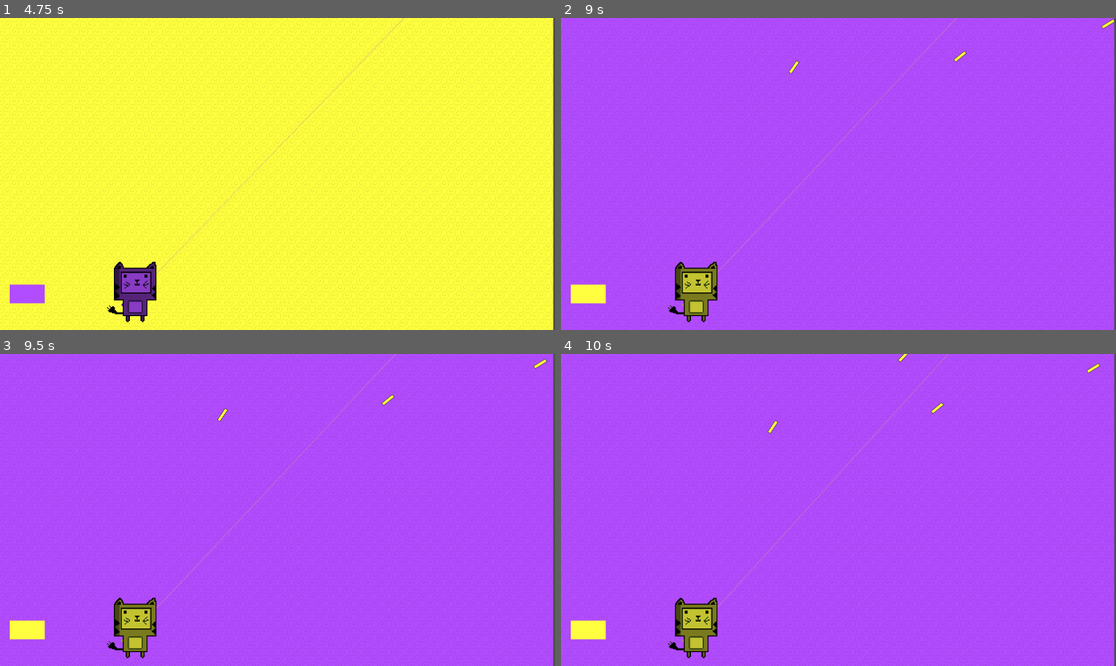
Above: before the commit, frames 1-4 (two rows, left to right).
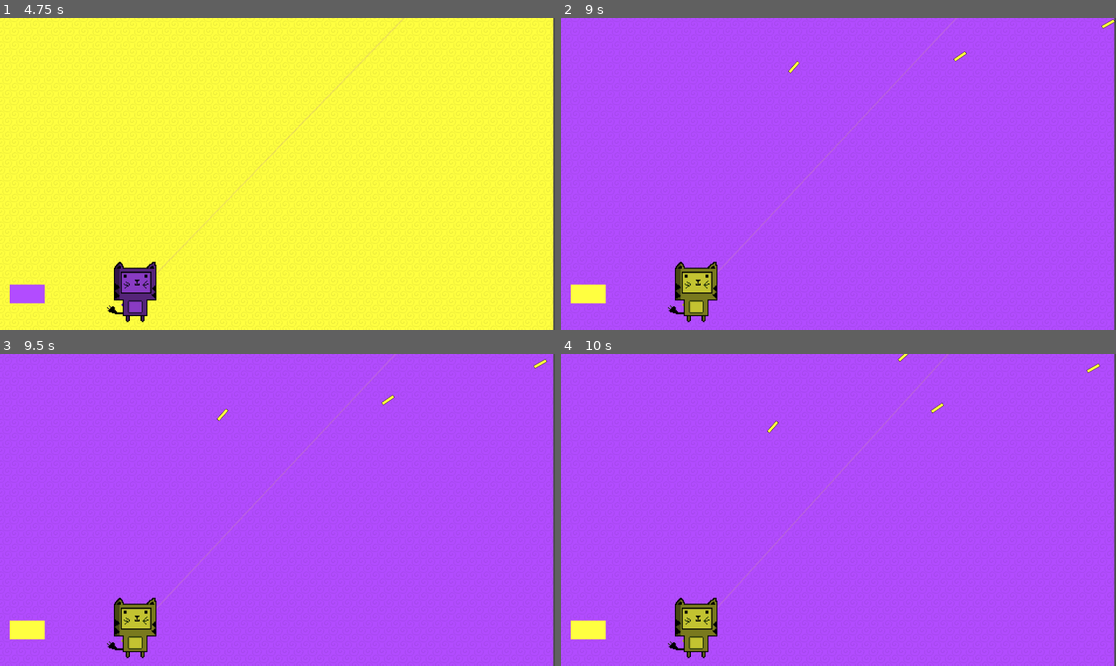
Above: after the commit, the same moments.

Repository: abarichello/game-off
Game: Godot game, scene res://scenes/Main.tscn
The game is run twice, just before and just after one commit, with the same random seed, the same clock (stepped at 60 frames per second) and the same inputs.
Inputs (mouse positions are in pixels of both pictures, inside the frame that each line leads up to):
- Up to frame 1 (4.75 s): tap Enter at 0.5, 2, 3.5 s; move the mouse to (399, 158) at 0.52 s; press the mouse at (399, 158) at 0.53 s; hold Up (ui_up) 0.53-1.28 s; tap Space at 1.25, 2.75, 4.25 s; move the mouse to (166, 189) at 1.27 s; release the mouse at (166, 189) at 1.28 s; hold Down (ui_down) 1.28-2.03 s; right-click (166, 189) at 1.35 s; move the mouse to (333, 105) at 2.02 s; press the mouse at (333, 105) at 2.03 s; hold Up (ui_up) 2.03-3.53 s; move the mouse to (249, 236) at 2.77 s; release the mouse at (249, 236) at 2.78 s; right-click (249, 236) at 2.85 s; move the mouse to (444, 220) at 3.52 s; press the mouse at (444, 220) at 3.53 s; hold Down (ui_down) from 3.53 s (still down); move the mouse to (111, 127) at 4.27 s; release the mouse at (111, 127) at 4.28 s; right-click (111, 127) at 4.35 s
- Up to frame 2 (9 s): move the mouse to (866, 174) at 5.02 s; press the mouse at (866, 174) at 5.03 s; move the mouse to (755, 96) at 5.77 s; release Down (ui_down) at 5.78 s; release the mouse at (755, 96) at 5.78 s; hold Up (ui_up) 5.78-8.03 s; right-click (755, 96) at 5.85 s; move the mouse to (960, 158) at 6.52 s; press the mouse at (960, 158) at 6.53 s; move the mouse to (727, 189) at 7.27 s; release the mouse at (727, 189) at 7.28 s; right-click (727, 189) at 7.35 s; move the mouse to (894, 105) at 8.02 s; press the mouse at (894, 105) at 8.03 s; hold Down (ui_down) from 8.03 s (still down); move the mouse to (810, 236) at 8.77 s; release the mouse at (810, 236) at 8.78 s; right-click (810, 236) at 8.85 s
- Up to frame 3 (9.5 s): keep holding Down (ui_down)
- Up to frame 4 (10 s): move the mouse to (1005, 556) at 9.52 s; release Down (ui_down) at 9.53 s; press the mouse at (1005, 556) at 9.53 s; hold Up (ui_up) from 9.53 s (still down)

Frame 1 is identical in both runs. In frame 2, less than 0.1% of the frame differs, in the area x 40-100%, y 0-19%; in frame 3, less than 0.1%; in frame 4, less than 0.1%, in the area x 37-98%, y 0-26%.
Error in both runs: Invalid get index 'MISSILE' (on base: 'Node (GLOBAL.gd)'). (res://scripts/EnemyGenerator.gd:12)

Commit message:
Update base collision to Area2D
Base now detects collisions properly, removed offset force in missiles and using center force instead

Diff:
--- a/scenes/Base.tscn
+++ b/scenes/Base.tscn
@@ -29,23 +29,16 @@
 size_flags_vertical = 1
 color = Color( 1, 1, 1, 1 )
 
-[node name="Body" type="RigidBody2D" parent="."]
-input_pickable = false
-collision_layer = 1
-collision_mask = 1
-mode = 1
-mass = 1.0
-gravity_scale = 1.0
-custom_integrator = false
-continuous_cd = 0
-contacts_reported = 0
-contact_monitor = false
-sleeping = false
-can_sleep = true
-linear_velocity = Vector2( 0, 0 )
-linear_damp = -1.0
-angular_velocity = 0.0
-angular_damp = -1.0
+[node name="Body" type="Area2D" parent="."]
+input_pickable = true
+gravity_vec = Vector2( 0, 1 )
+gravity = 98.0
+linear_damp = 0.1
+angular_damp = 1.0
+collision_layer = 12
+collision_mask = 12
+audio_bus_override = false
+audio_bus_name = "Master"
 
 [node name="CollisionMask" type="CollisionShape2D" parent="Body"]
 shape = SubResource( 1 )
--- a/scripts/Projectile.gd
+++ b/scripts/Projectile.gd
@@ -1,6 +1,5 @@
 extends RigidBody2D
 
-const MISSILE_FORCE_OFFSET: Vector2 = Vector2(-25, 0)
 var MissileSprite: Texture = load("res://resources/img/missile-placeholder.png")
 var BulletSprite: Texture = load("res://resources/img/bullet-placeholder.png")
 
@@ -32,7 +31,7 @@
 
 func shoot_missile(at: Vector2) -> void:
 	var direction = (at - self.global_position)
-	self.add_force(MISSILE_FORCE_OFFSET, at * GLOBAL.MISSILE_SPEED["max"])
+	self.add_central_force(at * GLOBAL.MISSILE_SPEED["max"])
 
 func set_random_color() -> void:
 	$Mask.set_random_color()
